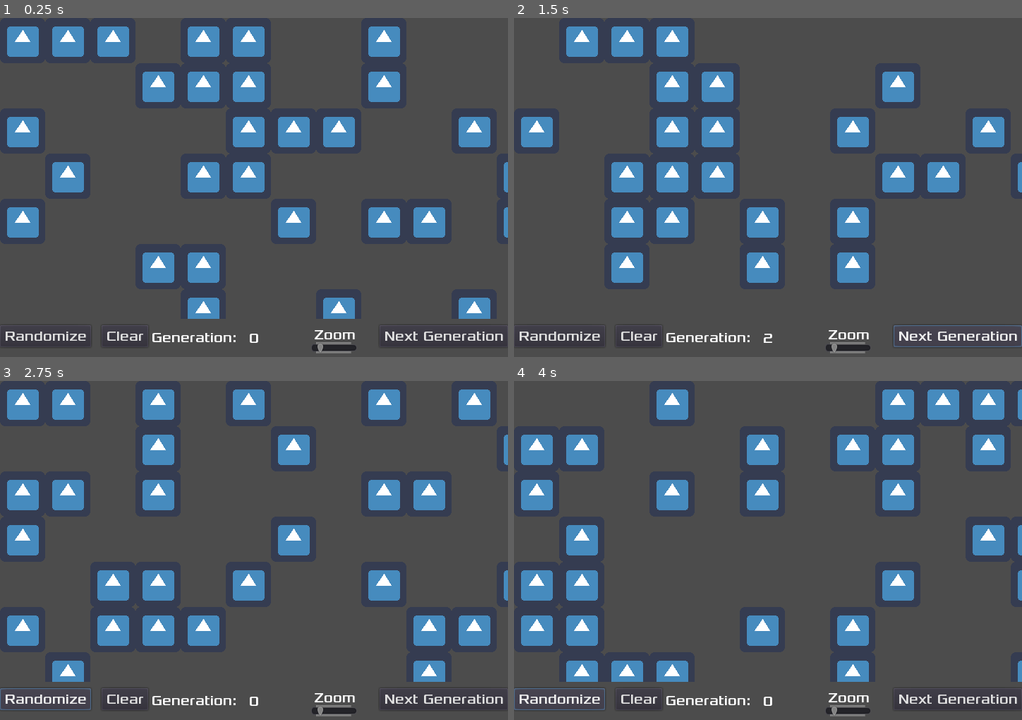
Above: before the commit, frames 1-4 (two rows, left to right).
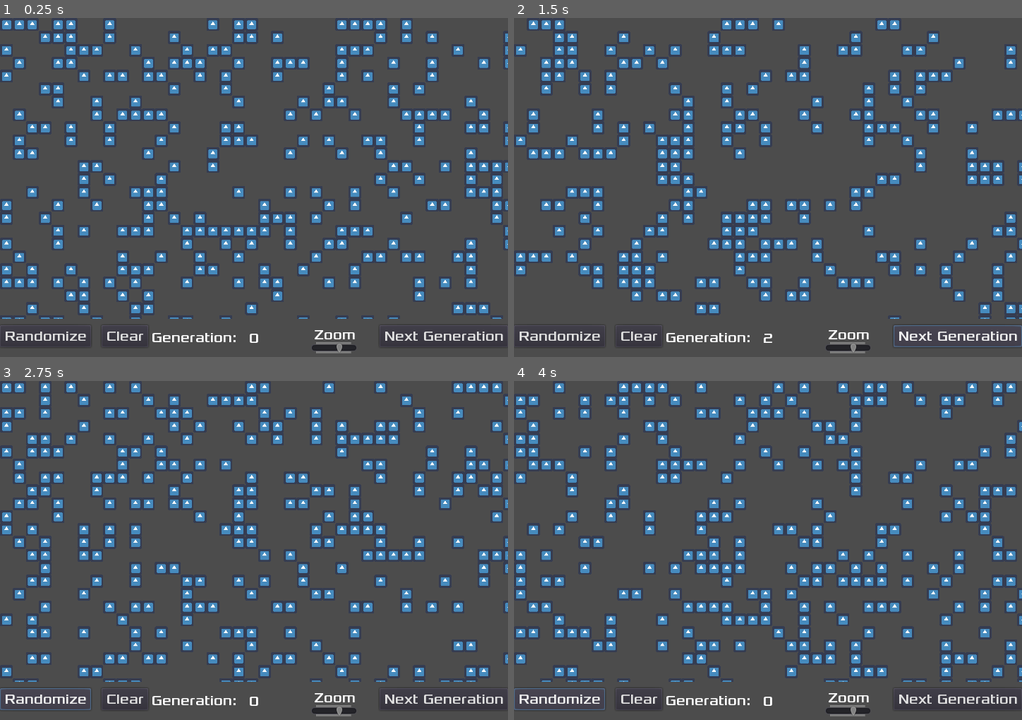
Above: after the commit, the same moments.

Repository: albertomsp/godot-game-of-life
Game: Godot game, scene res://src/Main.tscn
The game is run twice, just before and just after one commit, with the same random seed, the same clock (stepped at 60 frames per second) and the same inputs. The engine's default icon, where the game draws it, is replaced by a stand-in: a white triangle on a blue panel in a dark square.
Inputs:
- Up to frame 1 (0.25 s): no input
- Up to frame 2 (1.5 s): click "Next Generation" at 0.5 s; click "Next Generation" at 1.25 s
- Up to frame 3 (2.75 s): click "Randomize" at 2 s
- Up to frame 4 (4 s): click "Clear" at 2.75 s; click "Randomize" at 3.5 s

The runs differ from the first frame. In frame 1, 23% of the frame differs, in the area x 0-100%, y 0-99%; in frame 2, 20%; in frame 3, 24%; in frame 4, 24%.

Commit message:
add different default level after fixing resolution

Diff:
--- a/src/HUD.gd
+++ b/src/HUD.gd
@@ -4,6 +4,10 @@
 signal randomize_matrix
 signal clear_matrix
 signal zoom_value_changed
+
+func _ready():
+	emit_signal("zoom_value_changed", $Label/HSlider.value)
+
 
 func update_counter(counter):
 	$GenerationCounter.text = str(counter)
--- a/src/HUD.tscn
+++ b/src/HUD.tscn
@@ -110,7 +110,7 @@
 min_value = 0.5
 max_value = 5.0
 step = 0.1
-value = 1.0
+value = 3.5
 tick_count = 100
 ticks_on_borders = true
 __meta__ = {
